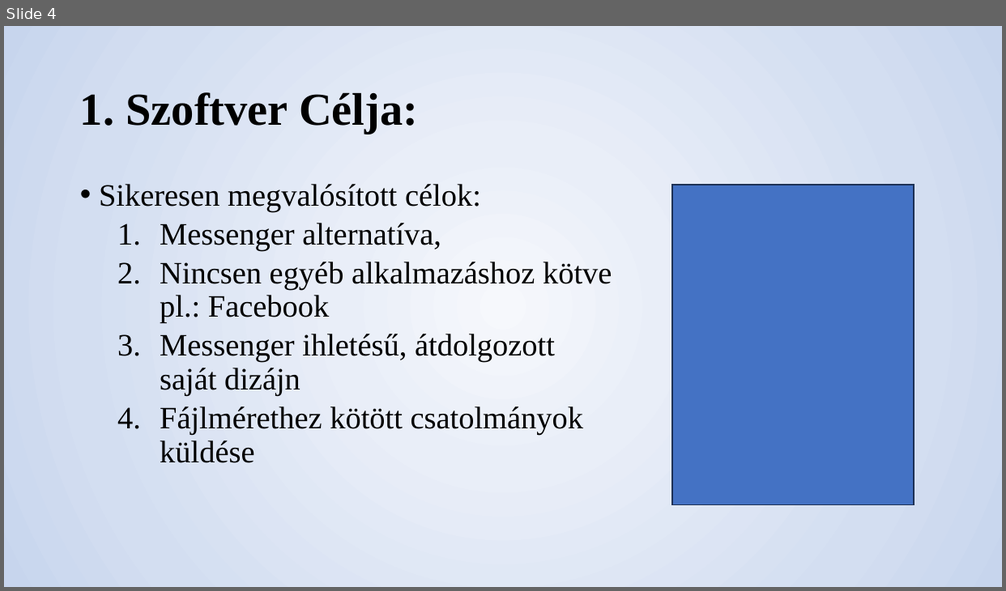
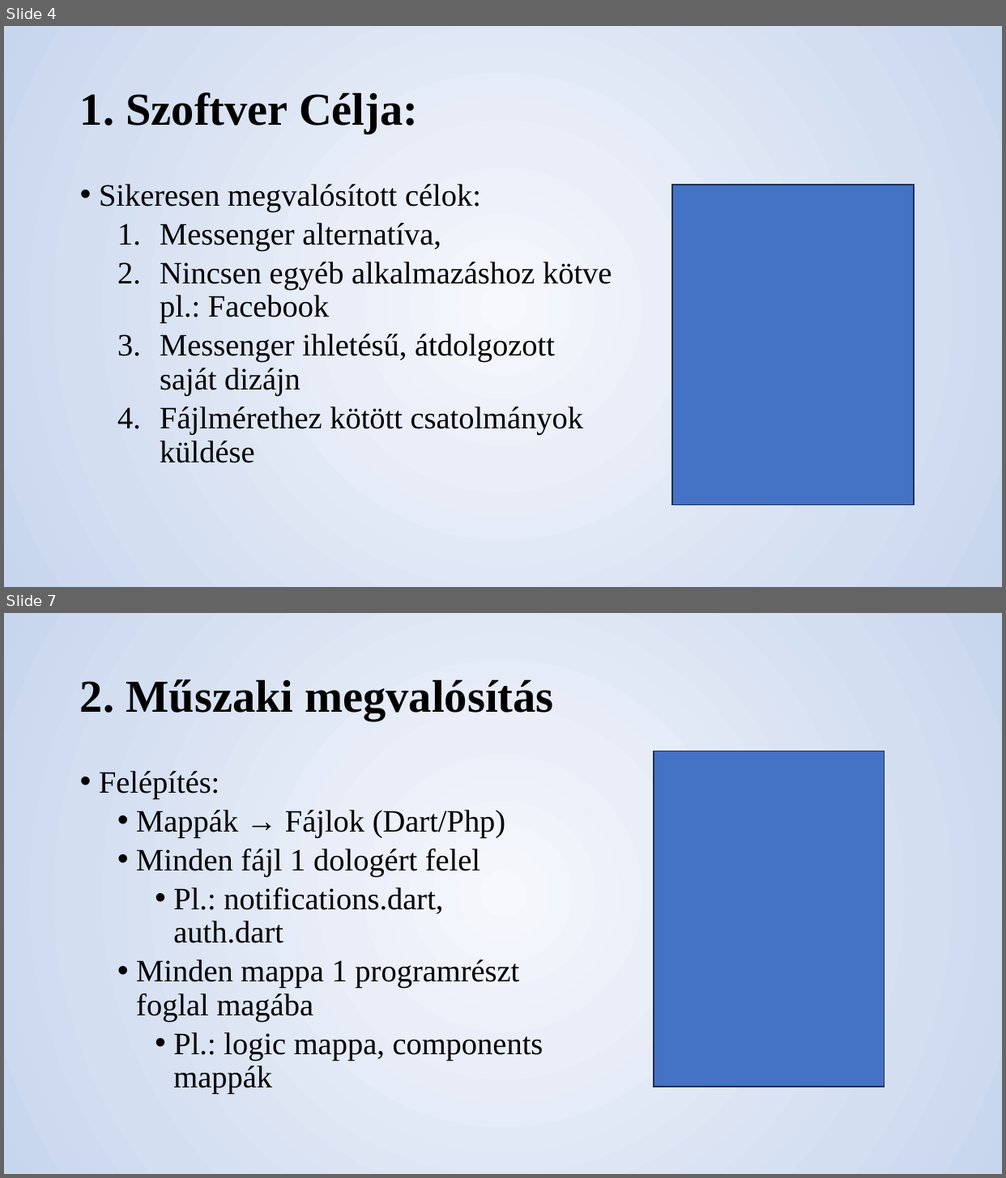
Before and after one commit to smolelevent/Messengeres-vizsgaremek, a slide deck: Chatex dokumentáció/presentation.pptx. Shown one above the other, each under a label of ours: slide 4 before the commit, slides 4 and 7 after it; the slides between them are not shown. The pictures are 1006x591 and 1006x1178 pixels, drawn with LibreOffice and Linux fonts; fonts in the diff are those of the drawing. Boxes give left, top, right and bottom in pixels: in the first picture for what was removed or moved away, otherwise in the second. Text is boxed around its words. In the diff, an @@ line names an element or a change of style, - is before the commit and + after.

```diff
--- a/Chatex dokumentáció/presentation.pptx
+++ b/Chatex dokumentáció/presentation.pptx
@@ slide 7 added at box(4, 613, 1002, 1174), background gradient #F6F8FC to #E9EEF8 to #D3DEF1 to #C7D5ED @@
@@ title added at box(80, 679, 553, 721), 44 pt, text #000000, bold @@
+2. Műszaki megvalósítás
@@ rectangle added at box(654, 752, 884, 1087), fill #4472C4, outline #1E3256 1 pt @@
@@ text added at box(99, 771, 543, 1095), 30 pt, text #000000 @@
+• Felépítés:
+  • Mappák → Fájlok (Dart/Php)
+  • Minden fájl 1 dologért felel
+    • Pl.: notifications.dart, auth.dart
+  • Minden mappa 1 programrészt foglal magába
+    • Pl.: logic mappa, components mappák
```
Also in this commit, not shown: 2 slides changed, 4 other slides added, 4 slides removed, 14 other files.
